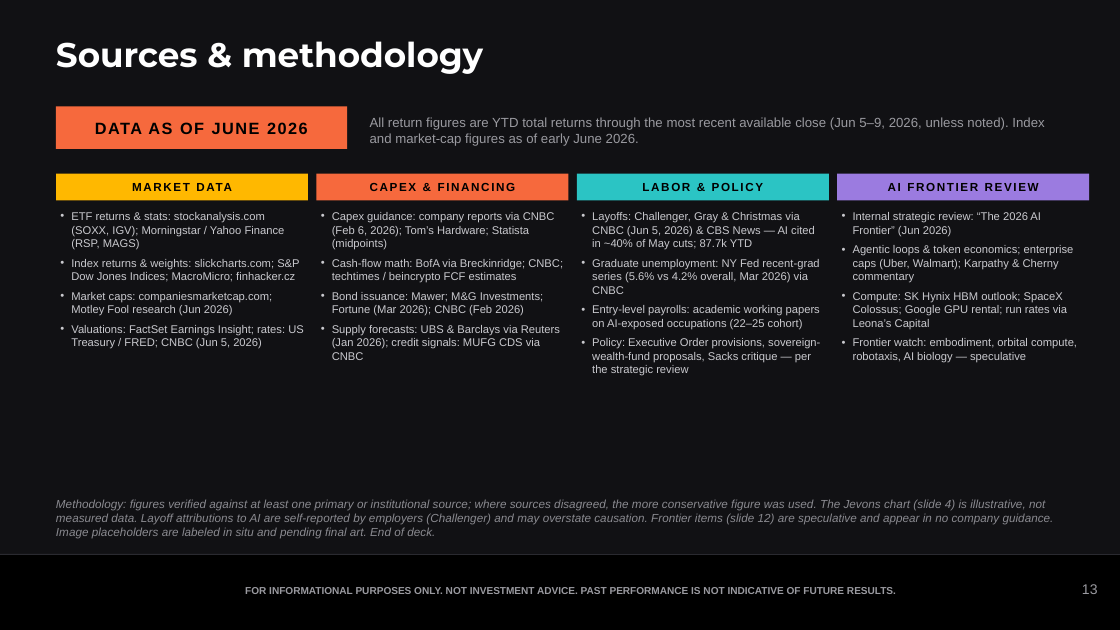
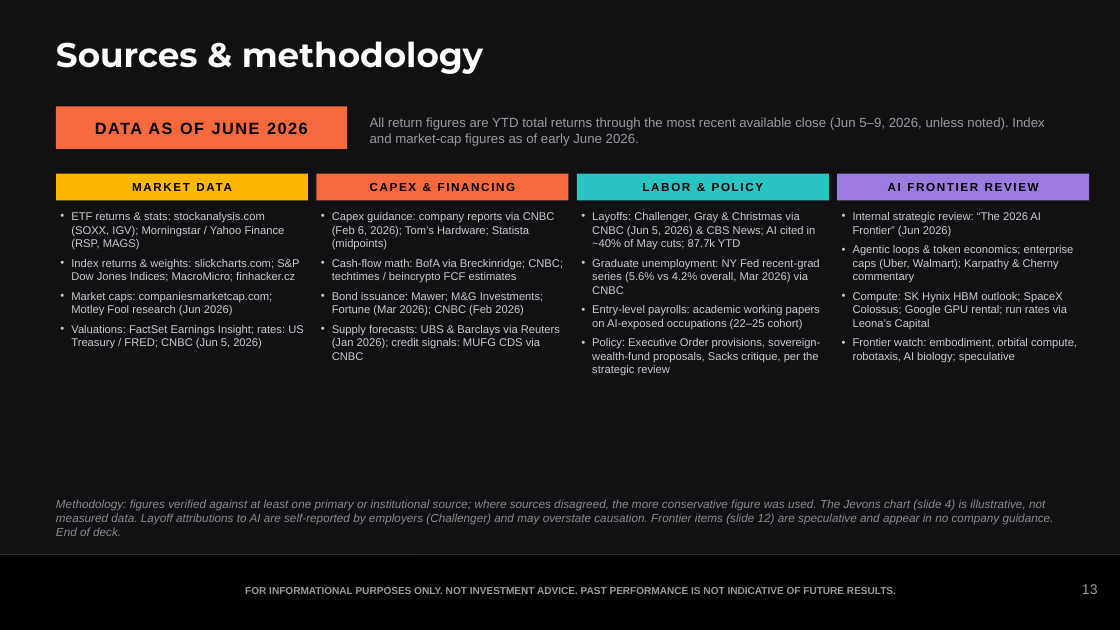
Before and after one commit to samuelcmcclellan-cell/ai-markets-deck, a slide deck: slide 13 of ai-markets-deck.pptx. Drawn at 1120x630 pixels with LibreOffice and Linux fonts; fonts in the diff are those of the drawing. Boxes give left, top, right and bottom in pixels: in the first picture for what was removed or moved away, otherwise in the second. Text is boxed around its words. In the diff, an @@ line names an element or a change of style, - is before the commit and + after.

```diff
--- a/ai-markets-deck.pptx
+++ b/ai-markets-deck.pptx
@@ text at (592,212,816,249): text changed @@
-• Layoffs: Challenger, Gray & Christmas via CNBC (Jun 5, 2026) & CBS News — AI cited in ~40% of May cuts; 87.7k YTD
+• Layoffs: Challenger, Gray & Christmas via CNBC (Jun 5, 2026) & CBS News; AI cited in ~40% of May cuts; 87.7k YTD
@@ text at (592,338,820,376): text changed @@
-• Policy: Executive Order provisions, sovereign-wealth-fund proposals, Sacks critique — per the strategic review
+• Policy: Executive Order provisions, sovereign-wealth-fund proposals, Sacks critique, per the strategic review
@@ text at (853,338,1077,362): text changed @@
-• Frontier watch: embodiment, orbital compute, robotaxis, AI biology — speculative
+• Frontier watch: embodiment, orbital compute, robotaxis, AI biology; speculative
@@ text at (56,499,1054,536): text changed @@
-Methodology: figures verified against at least one primary or institutional source; where sources disagreed, the more conservative figure was used. The Jevons chart (slide 4) is illustrative, not measured data. Layoff attributions to AI are self-reported by employers (Challenger) and may overstate causation. Frontier items (slide 12) are speculative and appear in no company guidance. Image placeholders are labeled in situ and pending final art. End of deck.
+Methodology: figures verified against at least one primary or institutional source; where sources disagreed, the more conservative figure was used. The Jevons chart (slide 4) is illustrative, not measured data. Layoff attributions to AI are self-reported by employers (Challenger) and may overstate causation. Frontier items (slide 12) are speculative and appear in no company guidance. End of deck.
```
Also in this commit, not shown: 12 other slides changed, 19 other files.
